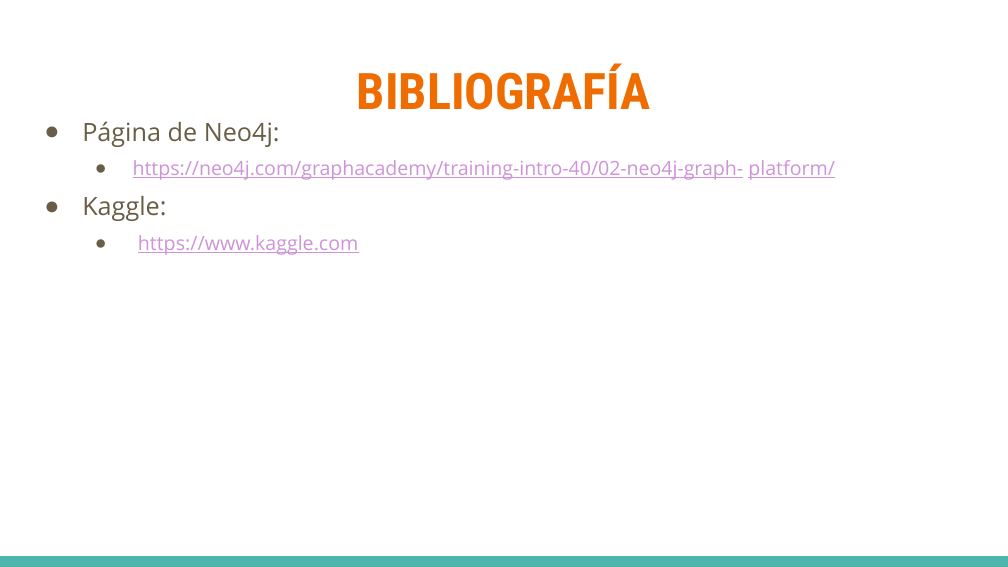
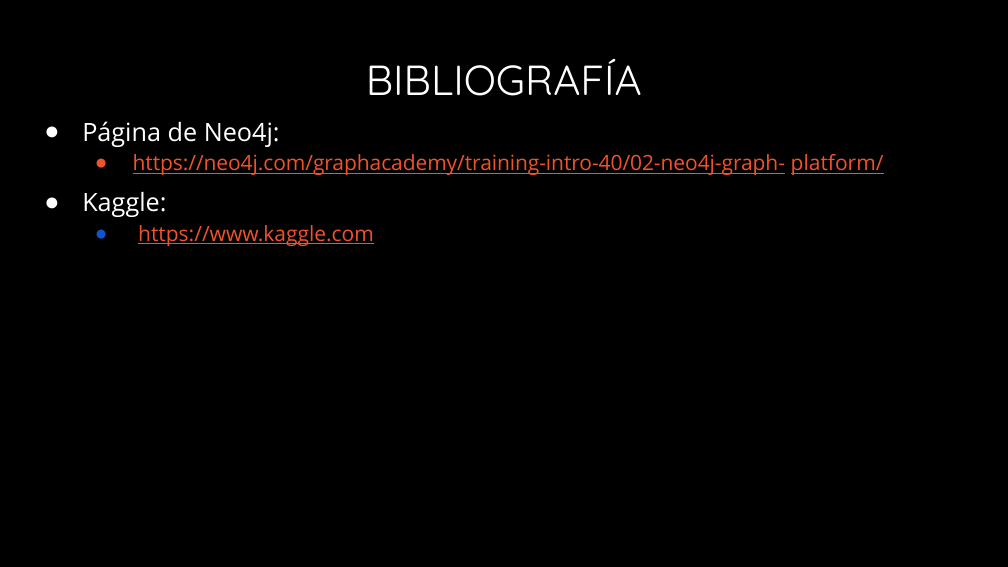
Before and after one commit to Catalfa/Recommandation_system, a slide deck: slide 14 of presentation/presentacion.pptx (slide 15 before the commit). Drawn at 1008x567 pixels with LibreOffice and Linux fonts; fonts in the diff are those of the drawing; background and template pictures are left out. Boxes give left, top, right and bottom in pixels: in the first picture for what was removed or moved away, otherwise in the second. Text is boxed around its words. In the diff, an @@ line names an element or a change of style, - is before the commit and + after.

```diff
--- a/presentation/presentacion.pptx
+++ b/presentation/presentacion.pptx
@@ background #FFFFFF to #000000 @@
@@ title "BIBLIOGRAFÍA" at bbox=[366, 59, 642, 96]: size 36 to 30 pt, font Roboto Condensed to Quicksand, text colour #EF6C00 to #FFFFFF, bold off; line spacing 1 to 0.9 @@
@@ text "Página de Neo4j:" at bbox=[82, 121, 884, 246]: text colour #695D46 to #FFFFFF in "Página de Neo4j:", "Kaggle:"; size 14 to 15 pt, text colour #CE93D8 to #F0532B in "https://neo4j.com/graphacademy/training-intro-40/02-neo4j-gr ...", "https://www.kaggle.com"; line spacing 1.15 to 0.9 @@
@@ rectangle removed at bbox=[0, 556, 1008, 567] @@
```
Also in this commit, not shown: 13 other slides changed, 1 slide removed, 26 other files.
